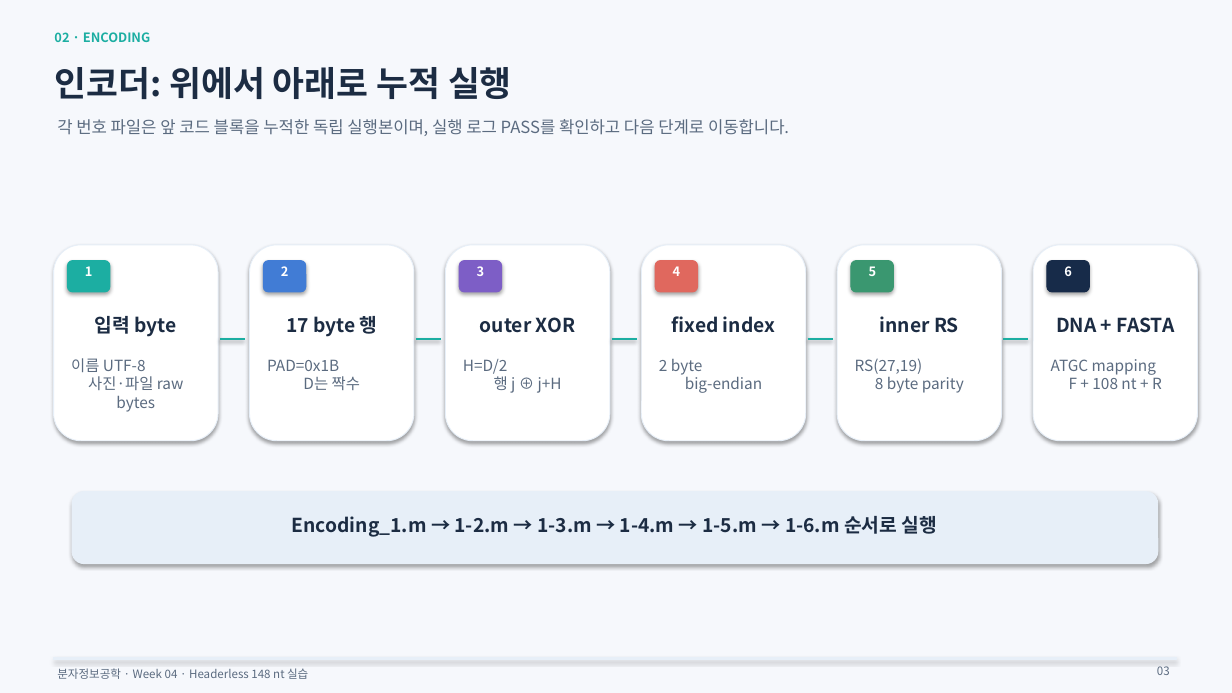
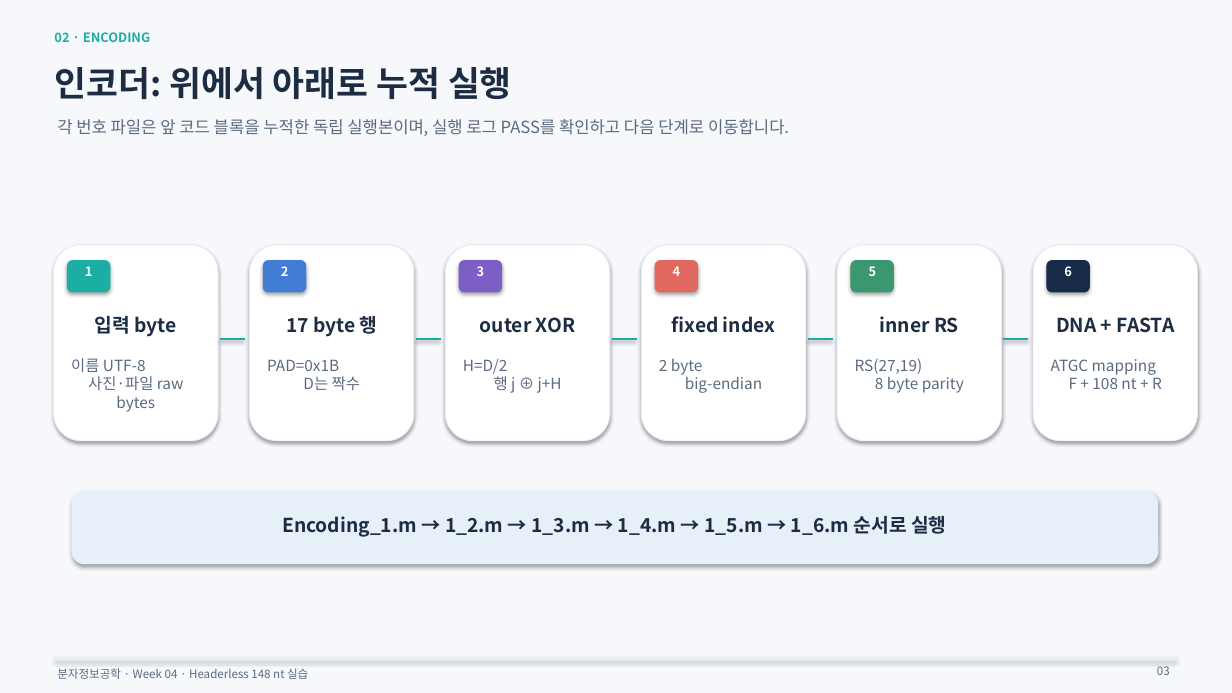
Before and after one commit to bioelectronicsbiooptics/bbl-site, a slide deck: slide 3 of courses/molecular-information-engineering/week04/dna-storage/downloads/DNA_storage_encoding_decoding_4week.pptx. Drawn at 1232x693 pixels with LibreOffice and Linux fonts; fonts in the diff are those of the drawing. Boxes give left, top, right and bottom in pixels: in the first picture for what was removed or moved away, otherwise in the second. Text is boxed around its words. In the diff, an @@ line names an element or a change of style, - is before the commit and + after.

```diff
--- a/courses/molecular-information-engineering/week04/dna-storage/downloads/DNA_storage_encoding_decoding_4week.pptx
+++ b/courses/molecular-information-engineering/week04/dna-storage/downloads/DNA_storage_encoding_decoding_4week.pptx
@@ text at (282,516,946,537): text changed @@
-Encoding_1.m → 1-2.m → 1-3.m → 1-4.m → 1-5.m → 1-6.m 순서로 실행
+Encoding_1.m → 1_2.m → 1_3.m → 1_4.m → 1_5.m → 1_6.m 순서로 실행
```
Also in this commit, not shown: 8 other files.
